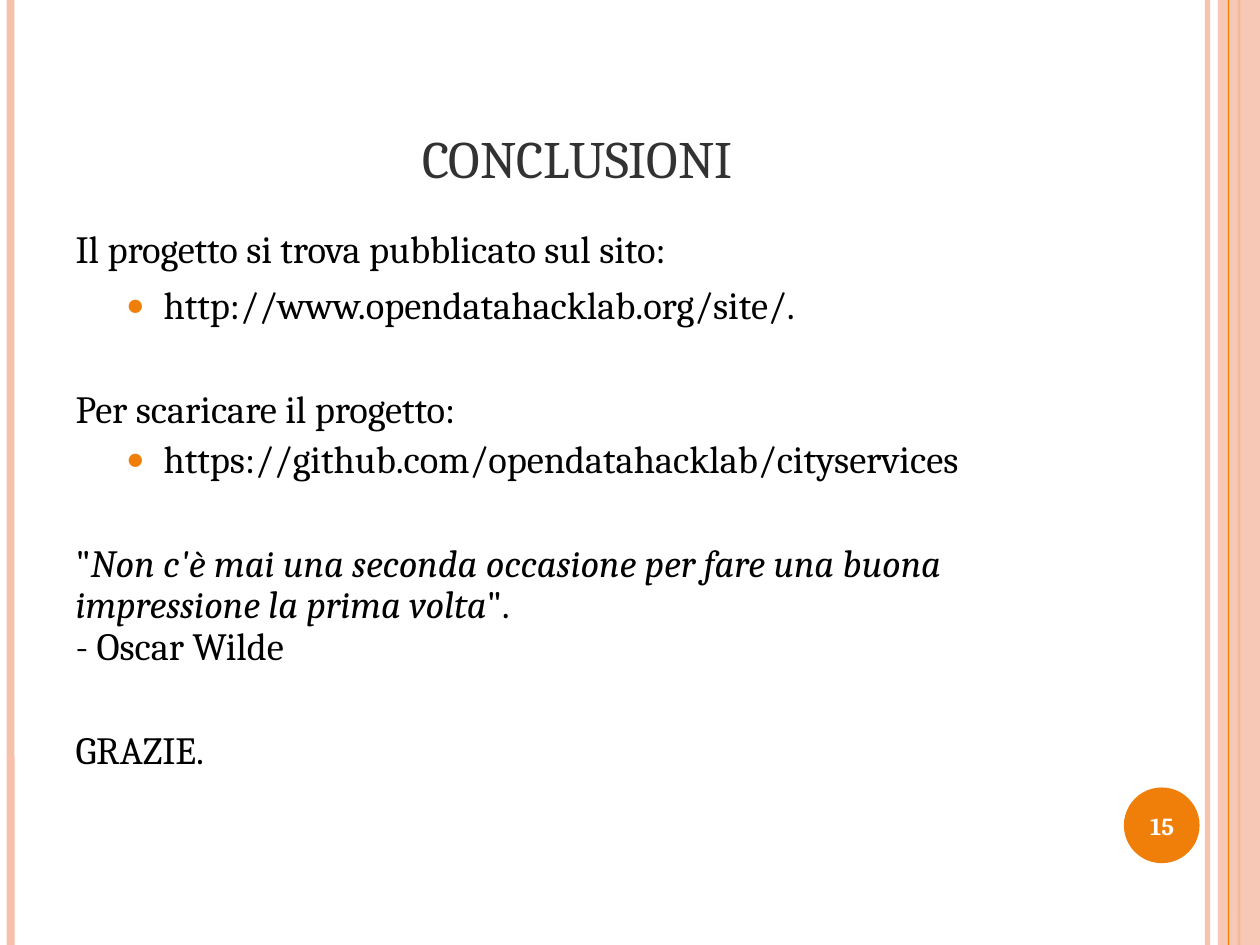
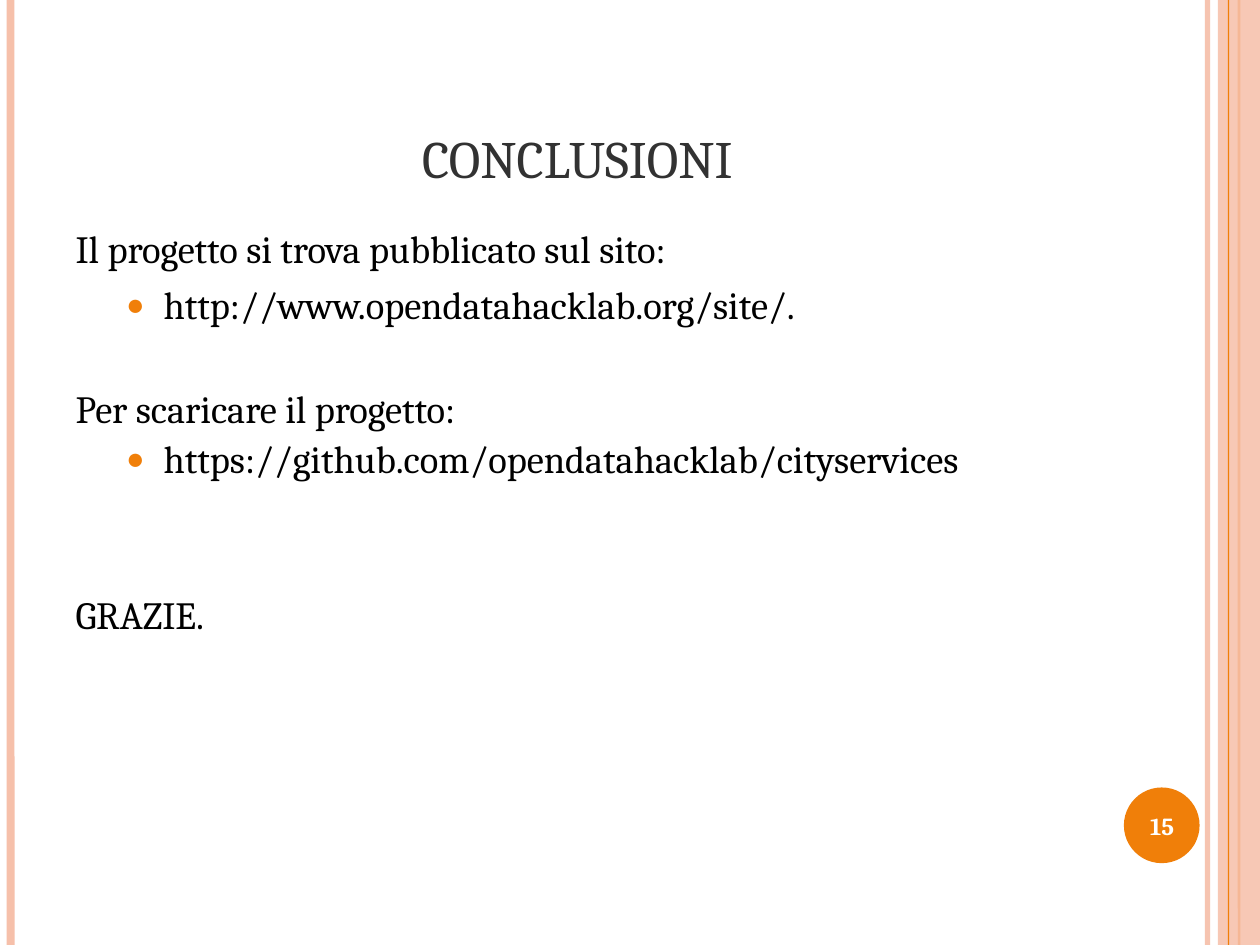
Before and after one commit to opendatahacklab/cityservices, a slide deck: slide 15 of thesis/Presentazione_Tesi.odp. Drawn at 1260x945 pixels with LibreOffice and Linux fonts; fonts in the diff are those of the drawing. Boxes give left, top, right and bottom in pixels: in the first picture for what was removed or moved away, otherwise in the second. Text is boxed around its words. In the diff, an @@ line names an element or a change of style, - is before the commit and + after.

Commit message:
Tolta frase di Oscar Wilde

```diff
--- a/thesis/Presentazione_Tesi.odp
+++ b/thesis/Presentazione_Tesi.odp
@@ text at (76, 550, 941, 661): paragraph removed @@
-"Non c'è mai una seconda occasione per fare una buona impressione la prima volta".
-- Oscar Wilde
```
Also in this commit, not shown: 1 other file.
